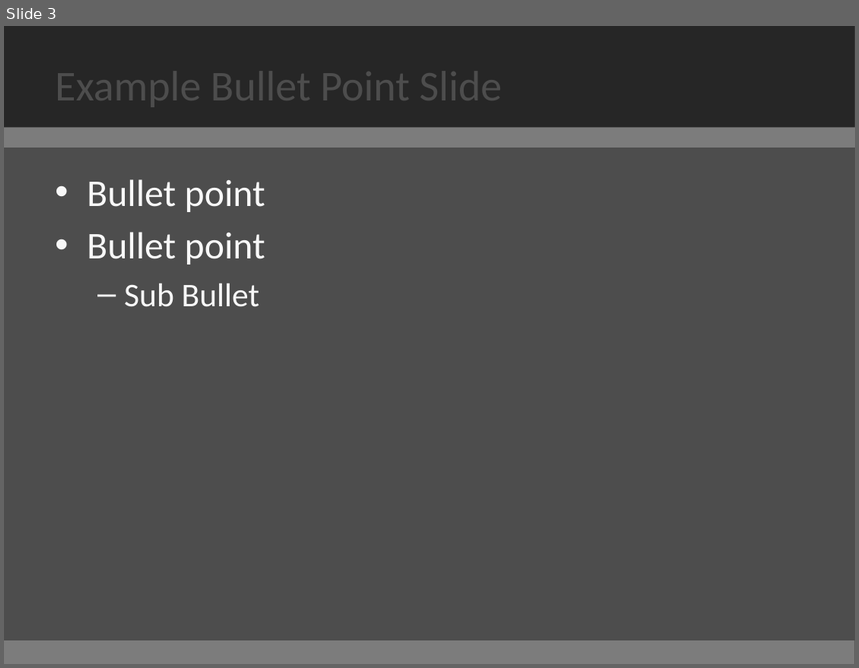
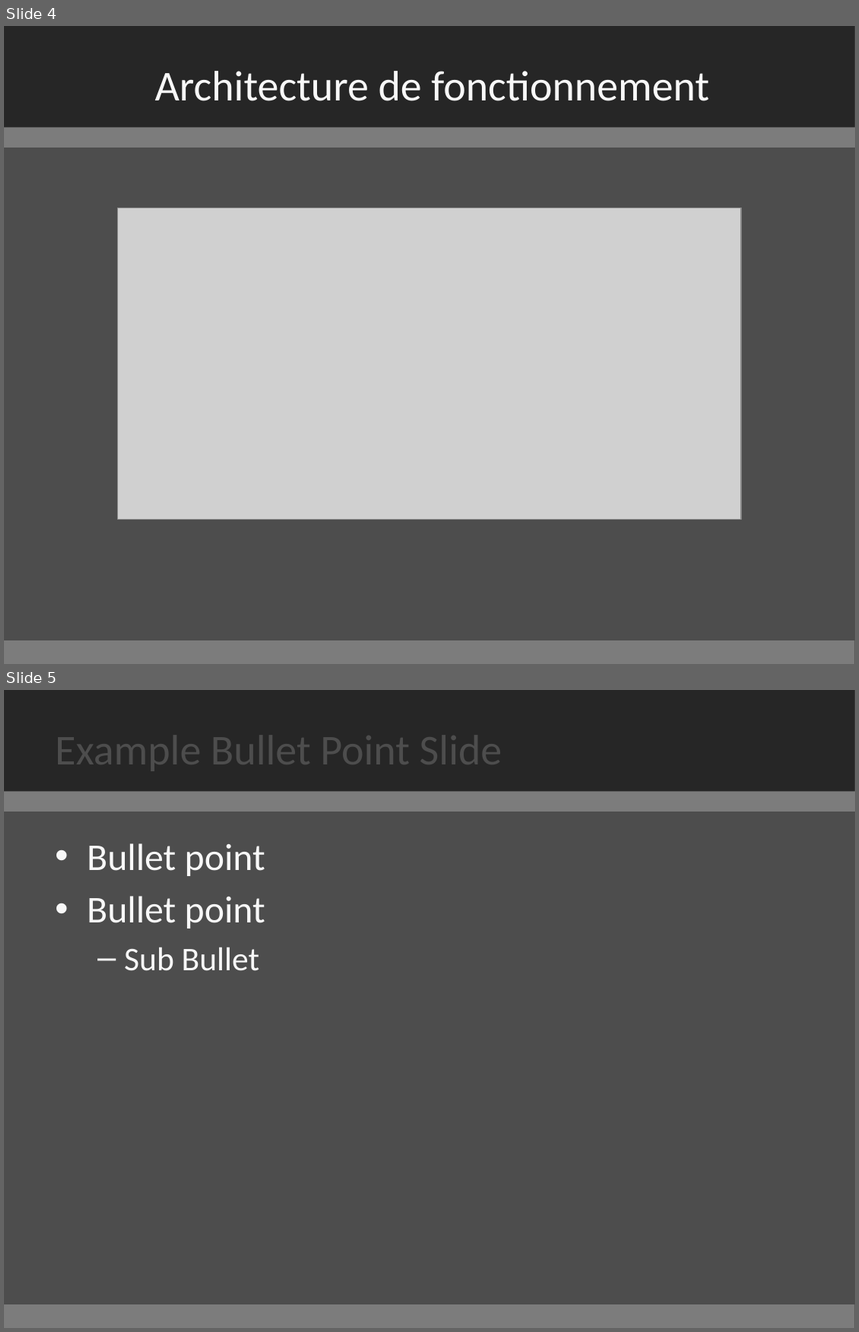
Before and after one commit to croweg/projet-mopidy-juke, a slide deck: presentation/template.pptx. Shown one above the other, each under a label of ours: slide 3 before the commit, slides 4 and 5 after it. The pictures are 859x668 and 859x1332 pixels, drawn with LibreOffice and Linux fonts; fonts in the diff are those of the drawing; grey boxes stand for pictures. Boxes give left, top, right and bottom in pixels: in the first picture for what was removed or moved away, otherwise in the second. Text is boxed around its words. In the diff, an @@ line names an element or a change of style, - is before the commit and + after.

```diff
--- a/presentation/template.pptx
+++ b/presentation/template.pptx
@@ slide 4 added at (4,26,855,664), background #4D4D4D; not listed: 3 template elements that a slide beside it also shows @@
@@ title added at (155,71,709,101), 36 pt, text #F8F8F8 @@
+Architecture de fonctionnement
@@ picture added at (118,208,741,520) @@
@@ what was slide 3 is now slide 5 @@
```
Also in this commit, not shown: 2 slides changed, 3 other slides added, 2 slides removed.
